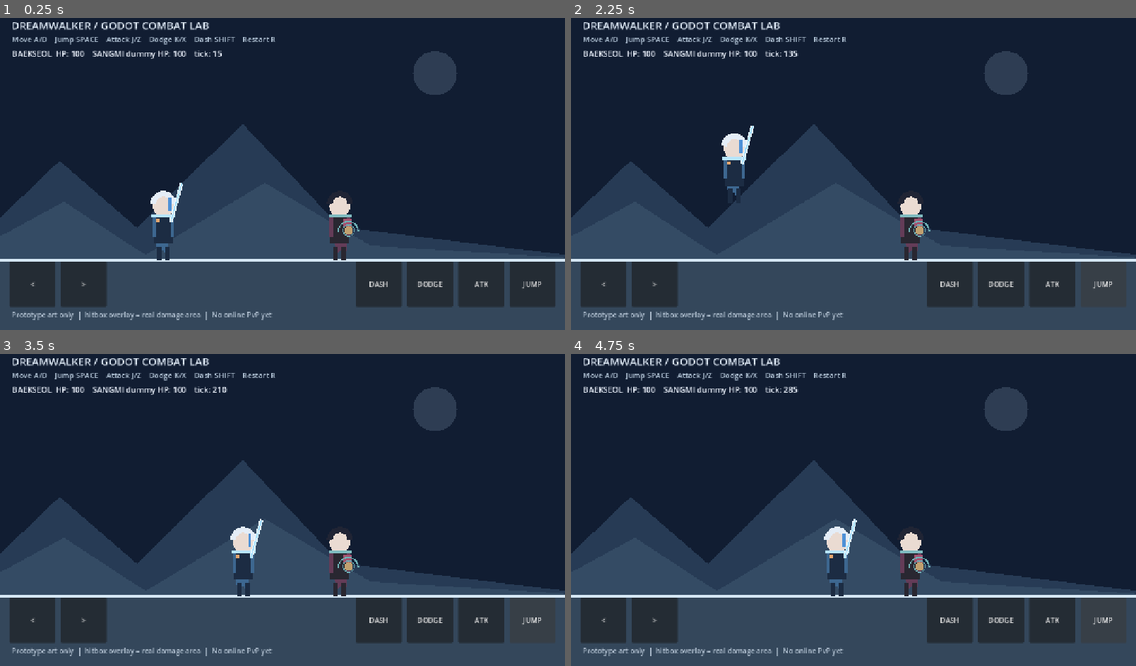
Above: before the commit, frames 1-4 (two rows, left to right).
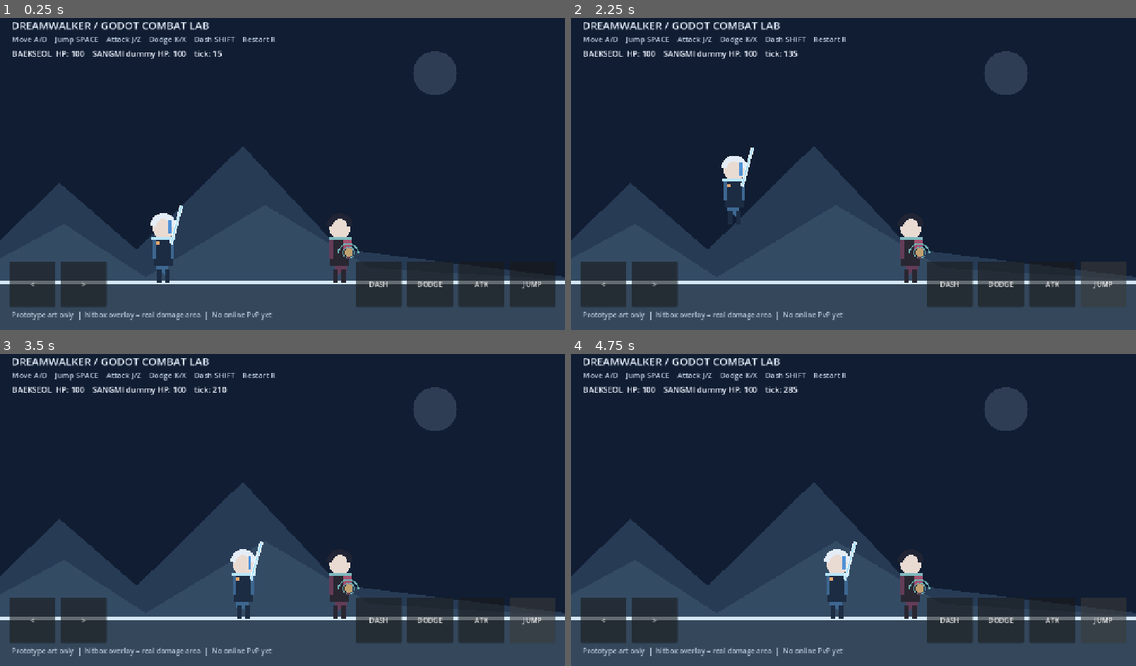
Above: after the commit, the same moments.

Repository: huhu101108-commits/dreamwalker
Game: Godot game, scene res://scenes/training_room.tscn
Same seed, same stepped clock (60 frames per second), same inputs: the game is played once before the commit and once after it.
Inputs:
- Up to frame 1 (0.25 s): no input
- Up to frame 2 (2.25 s): click "<" at 0.5 s; click ">" at 1.25 s; click "JUMP" at 2 s
- Up to frame 3 (3.5 s): tap Enter at 2.75 s; hold D from 2.78 s (still down); tap J at 2.85 s; tap Space at 3.02 s
- Up to frame 4 (4.75 s): release D at 3.53 s; hold A 3.53-4.28 s; tap Z at 3.6 s; tap Space at 3.77 s; hold D from 4.28 s (still down); tap K at 4.35 s

The runs differ from the first frame. In frame 1, 9.6% of the frame differs, in the area x 0-100%, y 34-86%; in frame 2, 9.6%; in frame 3, 9.9%; in frame 4, 9.9%.

Commit message:
feat: integrate sprite artwork adapter, snow arena and art pack documentation

Diff:
--- a/scenes/training_room.gd
+++ b/scenes/training_room.gd
@@ -6,6 +6,14 @@
 const Moves = preload("res://combat/move_data.gd")
 const State = preload("res://combat/combat_state.gd")
 const HitDetection = preload("res://combat/hit_detection.gd")
+
+const BAEK_SPRITE := "res://assets/characters/baekseol/side.png"
+const SANG_SPRITE := "res://assets/characters/sangmi/side.png"
+const SNOW_BACKGROUND := "res://assets/background_snow_rail.png"
+
+var baek_art: Texture2D
+var sang_art: Texture2D
+var snow_art: Texture2D
 
 var combat = Core.new()
 var requested_buttons: int = 0
@@ -18,6 +26,12 @@
 var dummy_respawn_frames: int = 0
 
 func _ready() -> void:
+    if ResourceLoader.exists(BAEK_SPRITE):
+        baek_art = load(BAEK_SPRITE)
+    if ResourceLoader.exists(SANG_SPRITE):
+        sang_art = load(SANG_SPRITE)
+    if ResourceLoader.exists(SNOW_BACKGROUND):
+        snow_art = load(SNOW_BACKGROUND)
     _restart()
     _build_touch_controls()
     get_viewport().size_changed.connect(_layout_touch_controls)
@@ -74,20 +88,23 @@
 
 func _draw() -> void:
     var size: Vector2 = get_viewport_rect().size
-    var ground: float = size.y * 0.78
+    var ground: float = size.y * 0.85
     var cx: float = size.x * 0.50
-    draw_rect(Rect2(Vector2.ZERO, size), Color("#111d32"))
-    draw_circle(Vector2(size.x * .77, size.y * .19), 50.0, Color("#9db6d1", .21))
-    draw_colored_polygon(PackedVector2Array([
-        Vector2(-100, ground), Vector2(135, ground - 226), Vector2(310, ground - 74),
-        Vector2(550, ground - 310), Vector2(770, ground - 76),
-        Vector2(size.x + 100, ground)]), Color("#273b55"))
-    draw_colored_polygon(PackedVector2Array([
-        Vector2(-100, ground), Vector2(145, ground - 133), Vector2(330, ground - 12),
-        Vector2(600, ground - 176), Vector2(840, ground - 33),
-        Vector2(size.x + 100, ground)]), Color("#344b64"))
-    draw_rect(Rect2(0, ground, size.x, size.y - ground), Color("#34475b"))
-    draw_line(Vector2(0, ground), Vector2(size.x, ground), Color("#d5e7f4"), 7.0)
+    if snow_art != null:
+        draw_texture_rect(snow_art, Rect2(Vector2.ZERO, size), false)
+    else:
+        draw_rect(Rect2(Vector2.ZERO, size), Color("#111d32"))
+        draw_circle(Vector2(size.x * .77, size.y * .19), 50.0, Color("#9db6d1", .21))
+        draw_colored_polygon(PackedVector2Array([
+            Vector2(-100, ground), Vector2(135, ground - 226), Vector2(310, ground - 74),
+            Vector2(550, ground - 310), Vector2(770, ground - 76),
+            Vector2(size.x + 100, ground)]), Color("#273b55"))
+        draw_colored_polygon(PackedVector2Array([
+            Vector2(-100, ground), Vector2(145, ground - 133), Vector2(330, ground - 12),
+            Vector2(600, ground - 176), Vector2(840, ground - 33),
+            Vector2(size.x + 100, ground)]), Color("#344b64"))
+        draw_rect(Rect2(0, ground, size.x, size.y - ground), Color("#34475b"))
+        draw_line(Vector2(0, ground), Vector2(size.x, ground), Color("#d5e7f4"), 7.0)
 
     # Every frame reads the same simulation state used for authoritative hits.
     _draw_fighter(combat.actors[2], cx, ground, false)
@@ -97,6 +114,31 @@
 func _draw_fighter(actor: Object, cx: float, ground: float, is_baekseol: bool) -> void:
     var feet := Vector2(cx + float(actor.x) / 1000.0, ground - float(actor.y) / 1000.0)
     var direction: float = float(actor.facing)
+    var art: Texture2D = baek_art if is_baekseol else sang_art
+    if art != null:
+        # The original side-view sheet faces left; mirror to face right.
+        # This is an illustration cutout with subtle motion, not a rigged animation.
+        var motion_bob: float = 0.0
+        if actor.action == State.IDLE and absi(actor.vx) > 800:
+            motion_bob = sin(float(combat.tick) * .44) * 2.6
+        var lean: float = 0.0
+        if actor.action == State.DASH or actor.action == State.DODGE:
+            lean = -0.12 * direction
+        elif actor.action == State.ATTACK:
+            lean = -0.06 * direction
+        var height: float = 205.0 if is_baekseol else 194.0
+        var width: float = height * float(art.get_width()) / float(art.get_height())
+        # Negative X scale means the side pose (originally facing left)
+        # visually faces right when state.facing == +1.
+        draw_set_transform(feet + Vector2(0.0, motion_bob), lean, Vector2(-direction, 1.0))
+        draw_texture_rect(art, Rect2(-width * .50, -height, width, height), false)
+        if is_baekseol:
+            _draw_saber(actor)
+            if actor.action == State.ATTACK:
+                _draw_swing(actor, feet, cx, ground)
+        draw_set_transform(Vector2.ZERO)
+        return
+
     draw_set_transform(feet, 0.0, Vector2(direction, 1.0))
     var coat := Color("#3d6790") if is_baekseol else Color("#643c58")
     var inner := Color("#1c2c43") if is_baekseol else Color("#292731")
@@ -164,6 +206,22 @@
         draw_arc(slash_center, minf(region.size.x, region.size.y) * .38, -1.4, 1.2, 28, Color("#ecfbff", .75), 6.0, true)
         draw_set_transform(Vector2(cx + float(actor.x) / 1000.0, ground - float(actor.y) / 1000.0), 0.0, Vector2(float(actor.facing), 1.0))
 
+func _draw_saber(actor: Object) -> void:
+    # Kept as a separate prop so future rigged sword animation can replace it.
+    var grip := Vector2(-22, -105)
+    var a: float = -1.1
+    if actor.action == State.ATTACK:
+        var move: Dictionary = Moves.get_move(actor.attack_index)
+        var t: float = clampf(float(actor.action_frame - int(move["startup"])) / float(move["active"]), 0.0, 1.0)
+        a = lerpf(-1.2, 1.2, t)
+    var direction := Vector2(-cos(a), -sin(a))
+    var tip := grip + direction * 105.0
+    draw_line(grip, tip, Color("#5fc3ff", .36), 11.0, true)
+    draw_line(grip, tip, Color("#f4fbff"), 4.0, true)
+    draw_line(grip - direction * 8.0, grip + direction * 8.0, Color("#c7a569"), 7.0, true)
+    draw_circle(grip, 4.0, Color("#eacb92"))
+
+
 func _draw_hud(size: Vector2) -> void:
     var font: Font = ThemeDB.fallback_font
     var hero = combat.actors[1]
